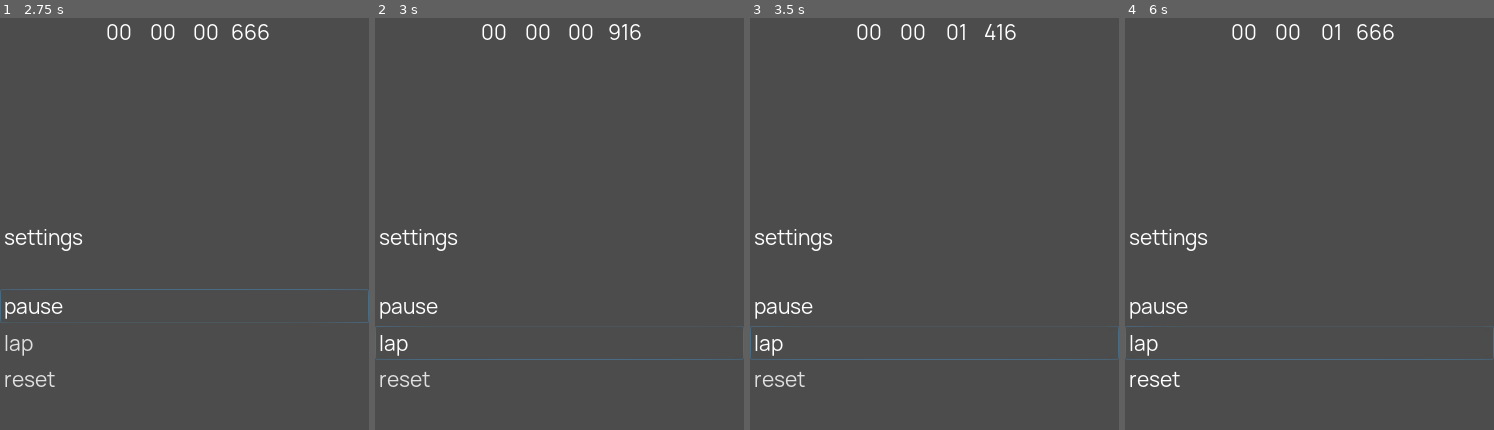
Above: before the commit, frames 1-4 (left to right).
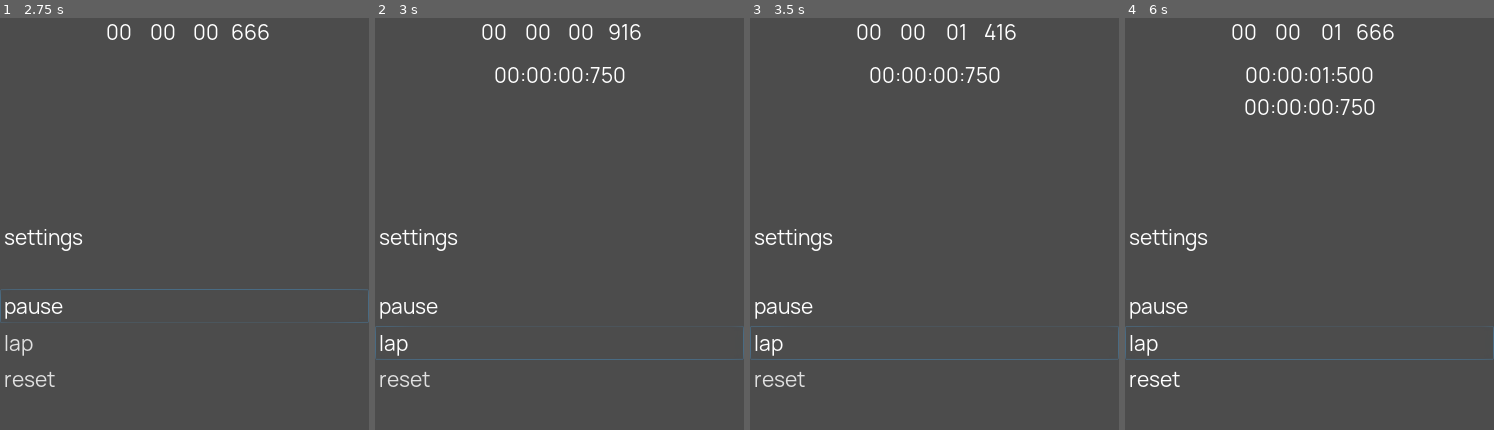
Above: after the commit, the same moments.

Repository: mrwm/clock
Game: Godot game, scene res://Main.tscn
The game is run twice, just before and just after one commit, with the same random seed, the same clock (stepped at 60 frames per second) and the same inputs.
Inputs (mouse positions are in pixels of both pictures, inside the frame that each line leads up to):
- Up to frame 1 (2.75 s): tap Enter at 0.5 s; move the mouse to (outside the picture) at 0.52 s; click (outside the picture) at 0.67 s; click "settings" at 1.25 s; click "start" at 2 s
- Up to frame 2 (3 s): click "lap" at 2.75 s
- Up to frame 3 (3.5 s): no input
- Up to frame 4 (6 s): click "reset" at 3.5 s; click "resume" (after the commit: "start") at 4.25 s; click "lap" at 5 s; click "lap" at 5.75 s

Frame 1 is identical in both runs. In frame 2, 0.5% of the frame differs, in the area x 32-68%, y 11-16%; in frame 3, 0.5%; in frame 4, 1.0%, in the area x 32-68%, y 11-24%.

Commit message:
add lap time to stopwatch

Diff:
--- a/Menu.gd
+++ b/Menu.gd
@@ -173,7 +173,6 @@
 
   elif (Variables.currentScene == Variables.CurrentSceneIs.STOPWATCH):
     Variables.stopwatchFlip = !Variables.stopwatchFlip
-    print("stopwatch")
   pass
 
 # Signal connect via code
@@ -191,10 +190,10 @@
   #  print("timer")
 
   elif (Variables.currentScene == Variables.CurrentSceneIs.STOPWATCH):
-    toggle1.text = "start"
     toggle1.pressed = false;
     toggle2.disabled = true;
     toggle3.disabled = true;
     Variables.stopwatchRun = false;
     Variables.stopwatchReset = true;
+    toggle1.text = "start"
   pass
--- a/Stopwatch.gd
+++ b/Stopwatch.gd
@@ -7,12 +7,13 @@
   second = 0,
   milsec = 0
   }
-var lapFlip = Variables.stopwatchFlip
 
 onready var hourLabel = $"VBoxContainer/CenterContainer/TimeSplit/Hour";
 onready var minuteLabel = $"VBoxContainer/CenterContainer/TimeSplit/Minute";
 onready var secondLabel = $"VBoxContainer/CenterContainer/TimeSplit/Second";
 onready var milsecLabel = $"VBoxContainer/CenterContainer/TimeSplit/milsecLabel";
+
+onready var lapContainer = $"LapContainer";
 
 var timer := Timer.new()
 
@@ -22,6 +23,9 @@
   var Menu : PackedScene = load("res://Menu.tscn")
   var menu = Menu.instance()
   add_child(menu)
+
+  lapContainer.rect_size.y = rect_size.y / 3
+  lapContainer.rect_position.y = rect_size.y - (rect_size.y / 2.15)
 
   _prepareTimer()
 
@@ -35,6 +39,7 @@
   Variables.stopwatchRun = false;
 
 
+
 # Called every frame. 'delta' is the elapsed time since the previous frame.
 func _process(_delta):
   var systemMs = 1
@@ -44,12 +49,6 @@
 
   logged.milsec = systemMs;
   timer.paused = !Variables.stopwatchRun;
-#    var deltamin = float(str(delta).left(5))*1000
-#    if (timer.time_left == deltamin):
-#      pass
-#    timer.paused = !Variables.stopwatchRun
-#  else:
-#    timer.paused = !Variables.stopwatchRun
 
   # Pad numbers with a leading zero if the number is less than 10
   # Convert variable to string, then check if it is 2 digits long
@@ -78,14 +77,32 @@
       }
     timer.queue_free()
     _prepareTimer()
+    for child in lapContainer.get_child_count():
+      lapContainer.get_child(child).queue_free()
+      Variables.stopwatchLap = [];
     Variables.stopwatchReset = null;
   elif (Variables.stopwatchReset != null):
     timer.start()
     pass
 
   # Lap button
-  if (Variables.stopwatchFlip == lapFlip):
-
+  if (Variables.stopwatchFlip):
+    Variables.stopwatchLap.append(logged);
+    Variables.stopwatchFlip = false;
+    var label := Label.new();
+    label.align = Label.ALIGN_CENTER;
+    label.valign = Label.ALIGN_CENTER;
+    label.size_flags_horizontal = 3;
+    label.size_flags_vertical = 1;
+    label.text = str(logged.hour) + ":" + str(logged.minute) + \
+                  ":" + str(logged.second) + ":" + str(logged.milsec)
+    label.name = "Lap-" + str(int(logged.milsec) + int(logged.second));
+    lapContainer.add_child(label);
+    lapContainer.move_child(label, 0)
+    if (Variables.stopwatchLap.size() > 4):
+      Variables.stopwatchLap.remove(Variables.stopwatchLap.size() - 1)
+      lapContainer.get_child(Variables.stopwatchLap.size()).queue_free()
+  else:
     pass
   pass
 
--- a/Stopwatch.tscn
+++ b/Stopwatch.tscn
@@ -64,3 +64,6 @@
 text = "..."
 align = 1
 valign = 1
+
+[node name="LapContainer" type="VBoxContainer" parent="."]
+anchor_right = 1.0
--- a/Variables.gd
+++ b/Variables.gd
@@ -12,7 +12,7 @@
 var use24hour = false;
 
 # Stopwatch
-var stopwatchRun;
+var stopwatchRun;       # true/false
 var stopwatchLap = [];
-var stopwatchFlip = true;
-var stopwatchReset;
+var stopwatchFlip;      # true/false
+var stopwatchReset;     # true/false
